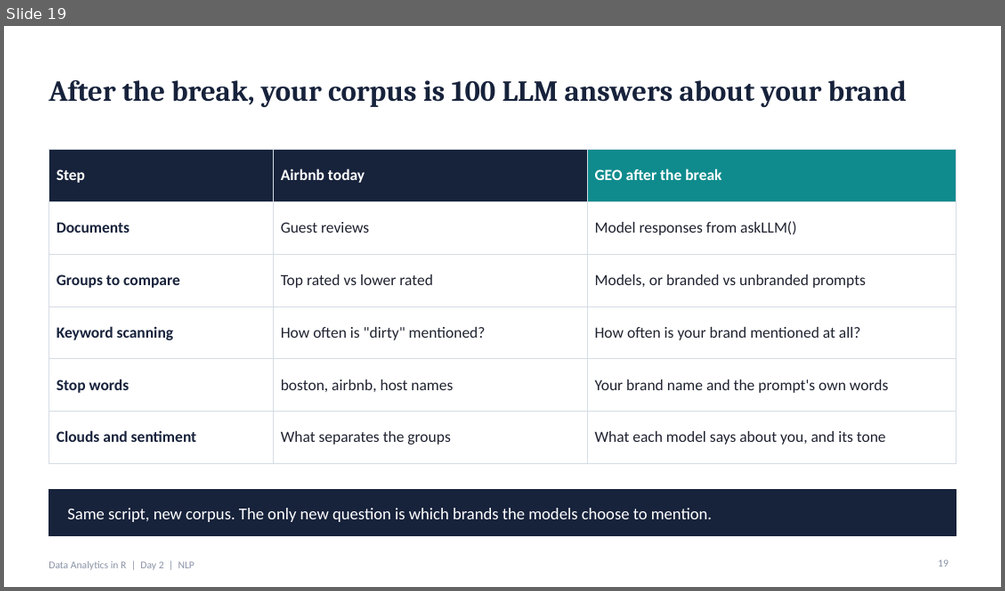
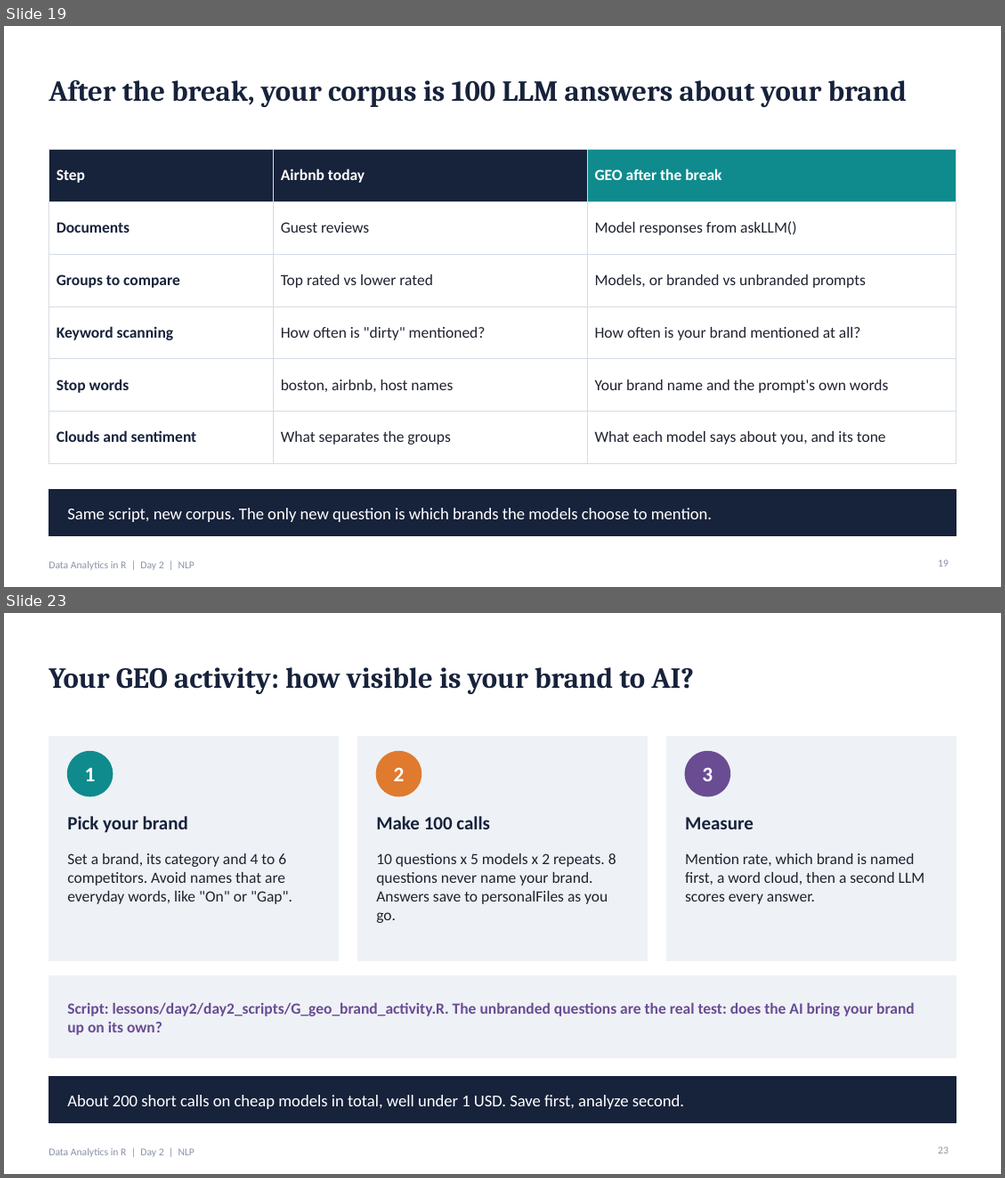
Before and after one commit to kwartler/Vienna_Dec_26, a slide deck: lessons/day2/F_nlp_bag_of_words.pptx. Shown one above the other, each under a label of ours: slide 19 before the commit, slides 19 and 23 after it; the slides between them are not shown. The pictures are 1005x591 and 1005x1178 pixels, drawn with LibreOffice and Linux fonts; fonts in the diff are those of the drawing. Boxes give left, top, right and bottom in pixels: in the first picture for what was removed or moved away, otherwise in the second. Text is boxed around its words. In the diff, an @@ line names an element or a change of style, - is before the commit and + after.

```diff
--- a/lessons/day2/F_nlp_bag_of_words.pptx
+++ b/lessons/day2/F_nlp_bag_of_words.pptx
@@ slide 23 added at (4, 613, 1001, 1174), background #FFFFFF; not listed: 1 template element that a slide beside it also shows @@
@@ title added at (48, 667, 694, 694), 28 pt, text #17223B, bold @@
+Your GEO activity: how visible is your brand to AI?
@@ rectangle added at (48, 737, 339, 961), fill #EEF2F6, outline #EEF2F6 1 pt @@
@@ rectangle added at (357, 737, 647, 961), fill #EEF2F6, outline #EEF2F6 1 pt @@
@@ rectangle added at (666, 737, 956, 961), fill #EEF2F6, outline #EEF2F6 1 pt @@
@@ ellipse added at (67, 751, 113, 796), fill #0F8B8D, outline #0F8B8D 1 pt @@
@@ text added at (85, 768, 96, 781), 20 pt, text #FFFFFF, bold @@
+1
@@ ellipse added at (376, 751, 421, 796), fill #E07A2F, outline #E07A2F 1 pt @@
@@ text added at (394, 767, 404, 781), 20 pt, text #FFFFFF, bold @@
+2
@@ ellipse added at (685, 751, 730, 796), fill #6A4C93, outline #6A4C93 1 pt @@
@@ text added at (702, 767, 712, 781), 20 pt, text #FFFFFF, bold @@
+3
@@ text added at (67, 816, 188, 833), 18 pt, text #17223B, bold @@
+Pick your brand
@@ text added at (376, 816, 490, 829), 18 pt, text #17223B, bold @@
+Make 100 calls
@@ text added at (685, 817, 753, 829), 18 pt, text #17223B, bold @@
+Measure
@@ text added at (67, 853, 292, 904), 15 pt, text #1F2330 @@
+Set a brand, its category and 4 to 6 competitors. Avoid names that are everyday words, like "On" or "Gap".
@@ text added at (376, 853, 616, 923), 15 pt, text #1F2330 @@
+10 questions x 5 models x 2 repeats. 8 questions never name your brand. Answers save to personalFiles as you go.
@@ text added at (685, 853, 925, 904), 15 pt, text #1F2330 @@
+Mention rate, which brand is named first, a word cloud, then a second LLM scores every answer.
@@ rectangle added at (48, 976, 956, 1058), fill #EEF2F6, outline #EEF2F6 1 pt @@
@@ text added at (67, 1002, 914, 1035), 15 pt, text #6A4C93, bold @@
+Script: lessons/day2/day2_scripts/G_geo_brand_activity.R. The unbranded questions are the real test: does the AI bring your brand up on its own?
@@ rectangle added at (48, 1077, 956, 1123), fill #17223B, outline #17223B 1 pt @@
@@ text added at (67, 1094, 684, 1109), 16 pt, text #FFFFFF @@
+About 200 short calls on cheap models in total, well under 1 USD. Save first, analyze second.
@@ page number added at (938, 1146, 948, 1153), 10 pt, text #8A93A6 @@
+23
```
Also in this commit, not shown: 4 slides changed, 4 other slides added.
